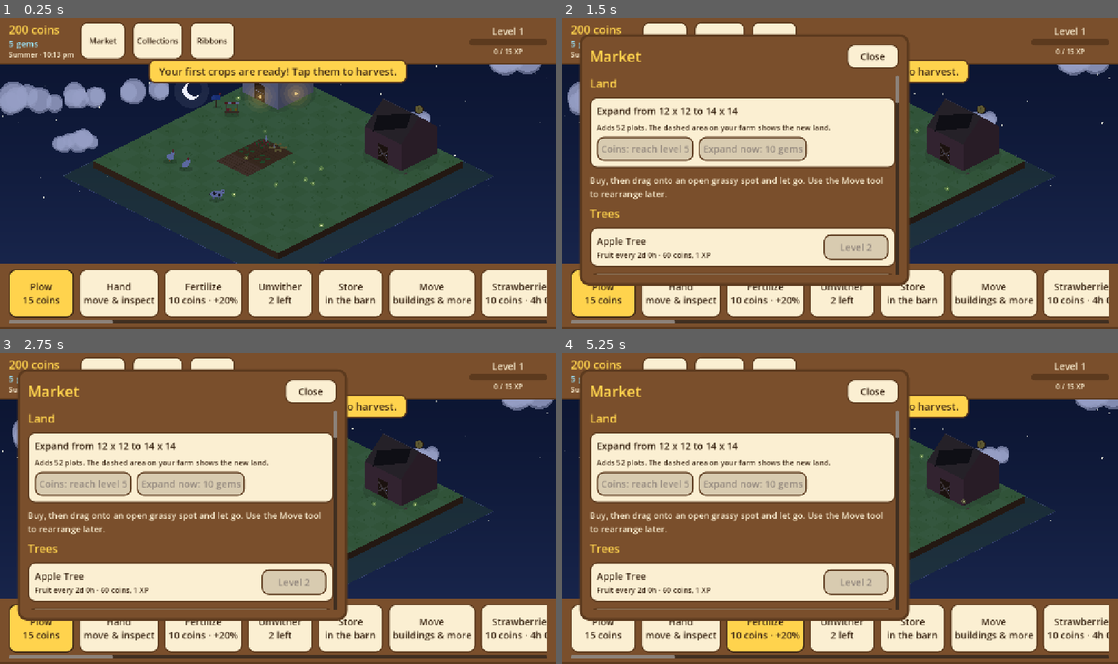
Above: before the commit, frames 1-4 (two rows, left to right).
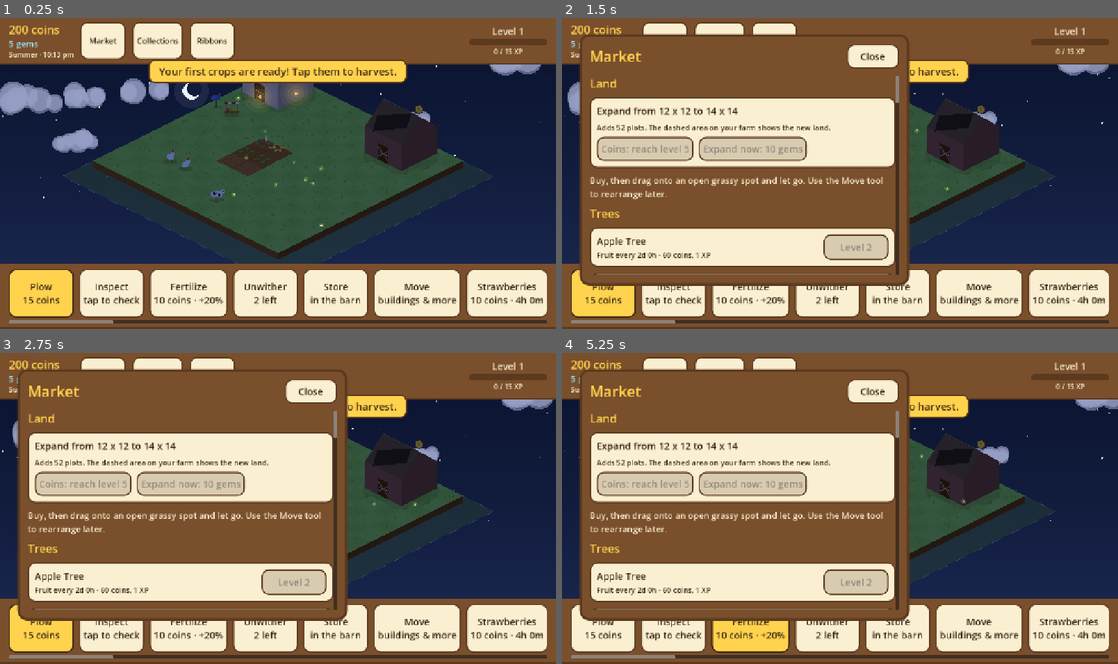
Above: after the commit, the same moments.

Repository: aniket-patra-1998/farm-game
Game: Godot game, scene res://scenes/main.tscn
Same seed, same stepped clock (60 frames per second), same inputs: the game is played once before the commit and once after it.
Inputs (mouse positions are in pixels of both pictures, inside the frame that each line leads up to):
- Up to frame 1 (0.25 s): no input
- Up to frame 2 (1.5 s): click "Market" at 0.5 s; click "Collections" at 1.25 s
- Up to frame 3 (2.75 s): click "Ribbons" at 2 s
- Up to frame 4 (5.25 s): click "Plow 15 coins" at 2.75 s; click (678, 629) at 3.5 s, where only the run before the commit has a clickable "Hand move & inspect"; click (673, 629) at 4.25 s, where only the run after the commit has a clickable "Inspect tap to check"; click "Fertilize 10 coins · +20%" at 5 s

The runs differ from the first frame. In frame 1, 4.2% of the frame differs, in the area x 15-99%, y 80-99%; in frame 2, 3.6%; in frame 3, 3.6%; in frame 4, 3.7%.

Commit message:
Drag moves the view, tap farms (no more plowing while dragging)
- One-finger drag on the farm always moves the camera, with any tool
- A press acts only if it lifts within 14 px of where it started (a tap)
- Pinch and wheel zoom unchanged; Hand tool renamed Inspect
- Drag-to-plow removed; multi-plot work will come from vehicles, like FarmVille
- Test 37 simulates real taps and drags on the game screen

Co-Authored-By: Claude Opus 5.5 <noreply@anthropic.com>
Claude-Session: https://claude.ai/code/session_014fNSr1566M9NhC2mwnPott

Diff:
--- a/scripts/farm_grid.gd
+++ b/scripts/farm_grid.gd
@@ -24,8 +24,13 @@
 var tool := "plow"       # "plow", "plant", "fertilize", "hand", "move" or "store"
 var selected_crop := ""  # crop id when tool == "plant"
 
-var _painting := false
-var _last_index := -1
+# Tap versus drag: a press only acts if the finger lifts without moving far.
+# Anything further is a drag, which moves the camera (main.gd) instead of farming.
+const DRAG_THRESHOLD := 14.0 # screen pixels
+var _press_pos := Vector2.ZERO
+var _pressing := false
+var _dragged := false
+var _press_on_farm := false
 
 ## While placing: {"item": id, "uid": -1 for a new purchase or the uid being moved,
 ## "row", "col"} for the footprint's back corner; row is -1 until the first touch.
@@ -207,8 +212,14 @@
 		PlaceholderArt.draw_twinkle(self, spot, 9.0 + 5.0 * glow, glow)
 
 
+## Called when a second finger lands: that's a pinch, so the first finger's tap is off.
 func cancel_paint() -> void:
-	_painting = false
+	_dragged = true
+
+
+## True once the current press has moved far enough to count as a drag on the farm.
+func is_dragging() -> bool:
+	return _pressing and _dragged and _press_on_farm
 
 
 # ---------------------------------------------------------------- input
@@ -223,16 +234,19 @@
 		if touch.index != 0:
 			return
 		if touch.pressed:
-			_painting = true
-			_last_index = -1
-			_apply_at(touch.position, true)
+			_pressing = true
+			_dragged = false
+			_press_pos = touch.position
+			_press_on_farm = _on_farm_area(touch.position)
 		else:
-			_painting = false
+			# A tap: act on the plot under the finger. A drag already moved the camera.
+			if _pressing and not _dragged and _press_on_farm:
+				_apply_at(touch.position)
+			_pressing = false
 	elif event is InputEventScreenDrag:
 		var drag := event as InputEventScreenDrag
-		# With the Hand tool a drag moves the camera (main.gd), so it never farms.
-		if _painting and drag.index == 0 and tool != "hand" and tool != "move":
-			_apply_at(drag.position, false)
+		if _pressing and drag.index == 0 and drag.position.distance_to(_press_pos) > DRAG_THRESHOLD:
+			_dragged = true
 
 
 func _on_farm_area(screen_pos: Vector2) -> bool:
@@ -322,20 +336,19 @@
 		cancel_placing()
 
 
-func _apply_at(screen_pos: Vector2, first_touch: bool) -> void:
+func _apply_at(screen_pos: Vector2) -> void:
 	# Ignore touches on the top bar, the toolbar, or while a menu covers the farm.
 	if not _on_farm_area(screen_pos):
 		return
 	var world := get_canvas_transform().affine_inverse() * screen_pos
 	var i := index_at(to_local(world))
-	if i < 0 or i == _last_index:
-		return
-	_last_index = i
-	_act(i, first_touch)
-
-
-## first_touch is true for the plot under the finger when it went down;
-## dragging across plots repeats the action without info popups.
+	if i < 0:
+		return
+	_act(i, true)
+
+
+## first_touch is always true now that each tap acts on one plot; it stays so
+## multi-plot tools (vehicles, later) can reuse _act without info popups.
 func _act(i: int, first_touch: bool) -> void:
 	var obj := Game.object_at(i)
 	if not obj.is_empty():
--- a/scripts/hud.gd
+++ b/scripts/hud.gd
@@ -167,7 +167,7 @@
 	plow.pressed.connect(func() -> void: tool_selected.emit("plow", ""))
 	row.add_child(plow)
 
-	var hand := _tool_button("Hand\nmove & inspect")
+	var hand := _tool_button("Inspect\ntap to check")
 	hand.pressed.connect(func() -> void: tool_selected.emit("hand", ""))
 	row.add_child(hand)
 
--- a/scripts/main.gd
+++ b/scripts/main.gd
@@ -126,7 +126,7 @@
 				_zoom_at(_two_finger_center(), dist / _pinch_dist)
 			_pinch_dist = dist
 			_pan(d.relative / 2.0)
-		elif grid.tool == "hand" and d.index == 0 and grid.placing.is_empty():
+		elif d.index == 0 and grid.placing.is_empty() and grid.is_dragging():
 			_pan(d.relative)
 
 
--- a/tests/test_runner.gd
+++ b/tests/test_runner.gd
@@ -648,4 +648,74 @@
 	_check(main.get("grid") != null, "farm grid created")
 	_check(main.get("hud") != null, "HUD created")
 	_check(main.get("sky") != null, "sky created")
-	main.queue_free()
+	main.free() # free now, so the next test doesn't share the screen with this one
+
+
+
+# ---------------------------------------------------------------- touch input
+
+func _touch(pos: Vector2, pressed: bool) -> void:
+	var ev := InputEventScreenTouch.new()
+	ev.index = 0
+	ev.position = pos
+	ev.pressed = pressed
+	get_viewport().push_input(ev)
+
+
+func _drag(pos: Vector2, relative: Vector2) -> void:
+	var ev := InputEventScreenDrag.new()
+	ev.index = 0
+	ev.position = pos
+	ev.relative = relative
+	get_viewport().push_input(ev)
+
+
+func _screen_pos(grid: FarmGrid, i: int) -> Vector2:
+	return get_viewport().get_canvas_transform() * grid.to_global(grid.center_of(i))
+
+
+func test_37_tap_farms_and_drag_moves_the_view() -> void:
+	var main = (load("res://scenes/main.tscn") as PackedScene).instantiate()
+	add_child(main)
+	var cam: Camera2D = main.get("camera")
+	var grid: FarmGrid = main.get("grid")
+	cam.force_update_scroll()
+	var view := get_viewport().get_visible_rect().size
+
+	# A tap on grass plows it.
+	var i := Game.index_of(11, 11)
+	_eq(Game.phase(i), GameState.Phase.GRASS, "tile starts as grass")
+	var tap_at := _screen_pos(grid, i)
+	_check(grid._on_farm_area(tap_at), "the tile is on screen (view %s, tile at %s)" % [str(view), str(tap_at)])
+	_touch(tap_at, true)
+	_touch(tap_at, false)
+	_eq(Game.phase(i), GameState.Phase.PLOWED, "a tap plows")
+
+	# A drag moves the view and leaves the plot under the finger alone.
+	main.call("_zoom_at", view / 2.0, 2.0)
+	cam.force_update_scroll()
+	var start := view / 2.0
+	var under := grid.index_at(grid.to_local(get_viewport().get_canvas_transform().affine_inverse() * start))
+	var before_plot: Dictionary = Game.plots[under].duplicate() if under >= 0 else {}
+	var objects_before := Game.objects.size()
+	var cam_before := cam.position
+	_touch(start, true)
+	for k in range(1, 11):
+		_drag(start + Vector2(20 * k, 0), Vector2(20, 0))
+	_touch(start + Vector2(200, 0), false)
+	if under >= 0:
+		_eq(Game.plots[under], before_plot, "the plot under the drag is unchanged")
+	_eq(Game.objects.size(), objects_before, "nothing placed or removed by a drag")
+	_check(not cam.position.is_equal_approx(cam_before), "the drag moved the view")
+
+	# A tiny wobble while tapping still counts as a tap.
+	var k2 := Game.index_of(11, 10)
+	cam.position = cam_before
+	main.call("_fit_camera")
+	cam.force_update_scroll()
+	var wobble_at := _screen_pos(grid, k2)
+	_touch(wobble_at, true)
+	_drag(wobble_at + Vector2(4, 3), Vector2(4, 3))
+	_touch(wobble_at + Vector2(4, 3), false)
+	_eq(Game.phase(k2), GameState.Phase.PLOWED, "a slightly shaky tap still plows")
+	main.free()
